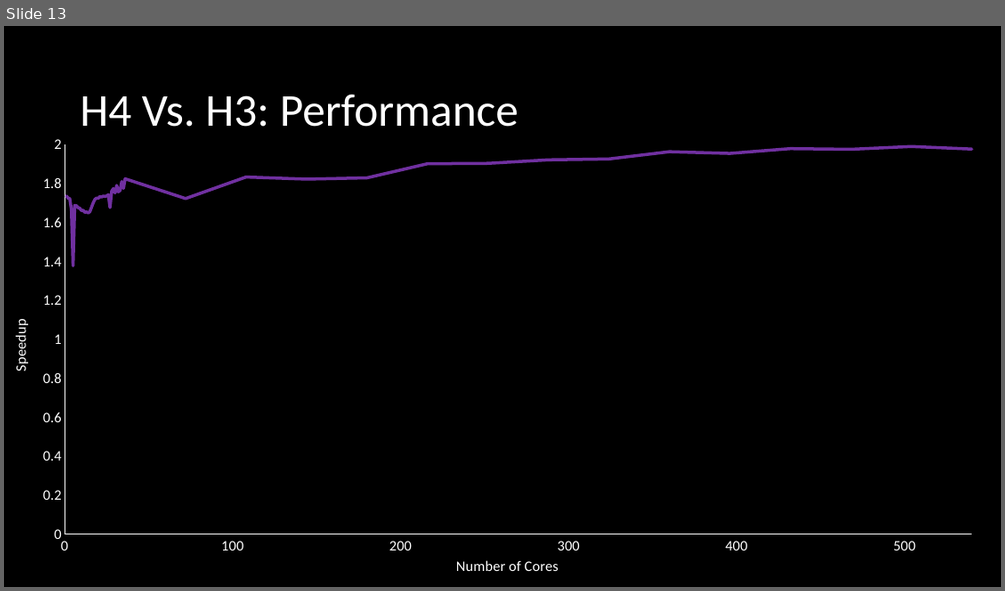
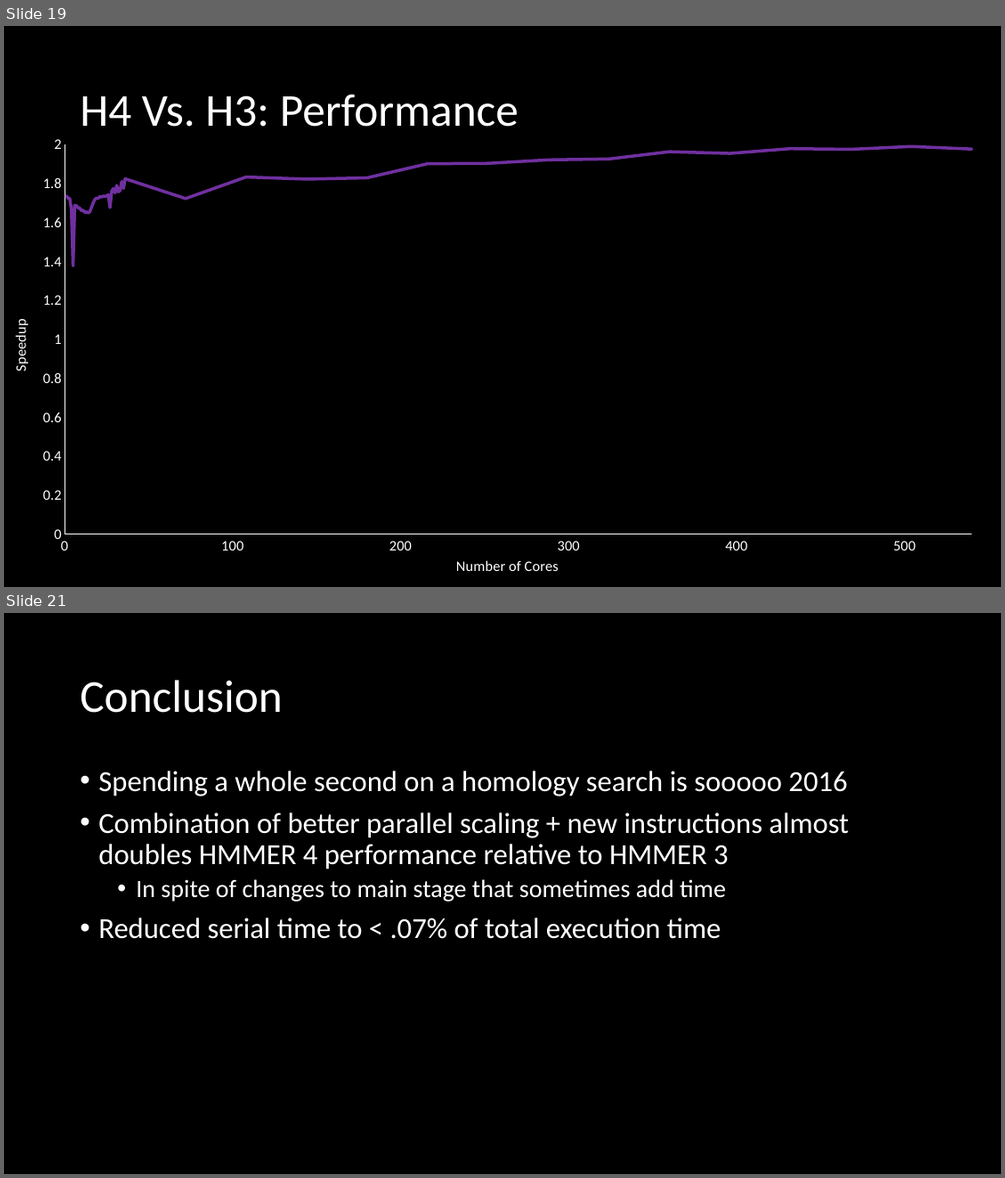
Before and after one commit to npcarter/data, a slide deck: Lab Meeting 5_25_17.pptx. Shown one above the other, each under a label of ours: slide 13 before the commit, slides 19 and 21 after it; the slides between them are not shown. The pictures are 1005x591 and 1005x1178 pixels, drawn with LibreOffice and Linux fonts; fonts in the diff are those of the drawing. Boxes give left, top, right and bottom in pixels: in the first picture for what was removed or moved away, otherwise in the second. Text is boxed around its words. In the diff, an @@ line names an element or a change of style, - is before the commit and + after.

Commit message:
Slides almost done

```diff
--- a/Lab Meeting 5_25_17.pptx
+++ b/Lab Meeting 5_25_17.pptx
@@ slide 21 added at [4,613,1001,1174], background #000000 @@
@@ title added at [80,680,283,713], 44 pt, text #FFFFFF @@
+Conclusion
@@ text added at [98,771,849,939], 28 pt, text #FFFFFF @@
+• Spending a whole second on a homology search is sooooo 2016
+• Combination of better parallel scaling + new instructions almost doubles HMMER 4 performance relative to HMMER 3
+  • In spite of changes to main stage that sometimes add time
+• Reduced serial time to < .07% of total execution time
@@ what was slide 13 is now slide 19 @@
```
Also in this commit, not shown: 4 slides changed, 7 other slides added, 1 other file.
